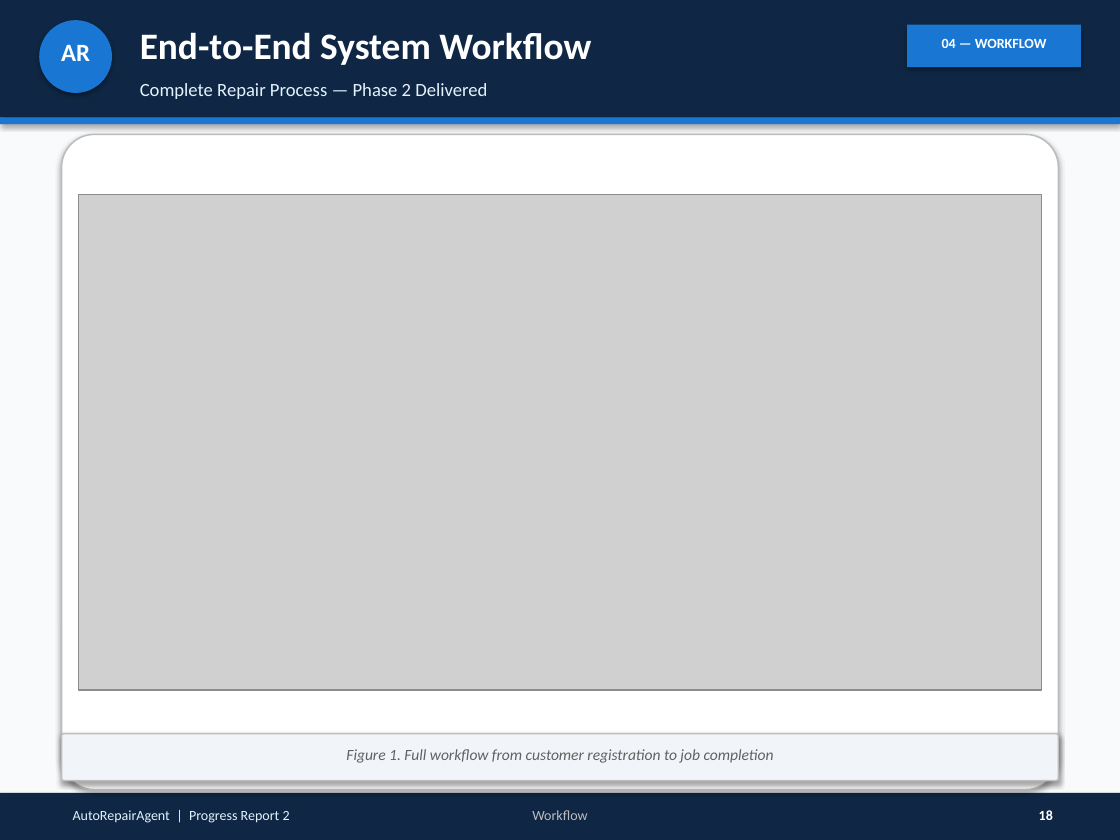
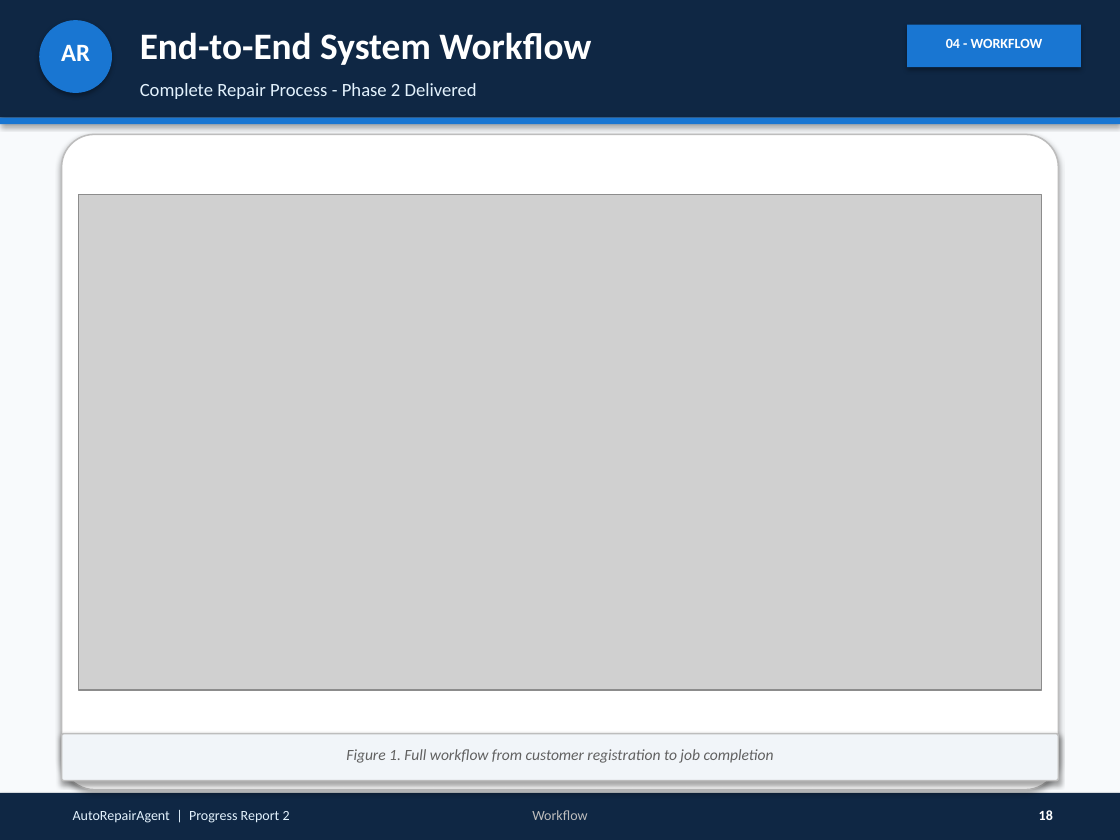
Before and after one commit to anish452/AutoWorkshop, a slide deck: slide 18 of docs/Progress_Report_2_AutoRepairAgent.pptx. Drawn at 1120x840 pixels with LibreOffice and Linux fonts; fonts in the diff are those of the drawing; grey boxes stand for pictures. Boxes give left, top, right and bottom in pixels: in the first picture for what was removed or moved away, otherwise in the second. Text is boxed around its words. In the diff, an @@ line names an element or a change of style, - is before the commit and + after.

```diff
--- a/docs/Progress_Report_2_AutoRepairAgent.pptx
+++ b/docs/Progress_Report_2_AutoRepairAgent.pptx
@@ text at bbox=[946, 39, 1043, 48]: text changed @@
-04 — WORKFLOW
+04 - WORKFLOW
@@ text at bbox=[140, 83, 477, 99]: text changed @@
-Complete Repair Process — Phase 2 Delivered
+Complete Repair Process - Phase 2 Delivered
```
Also in this commit, not shown: 18 other slides changed, 1 slide removed, 15 other files.
